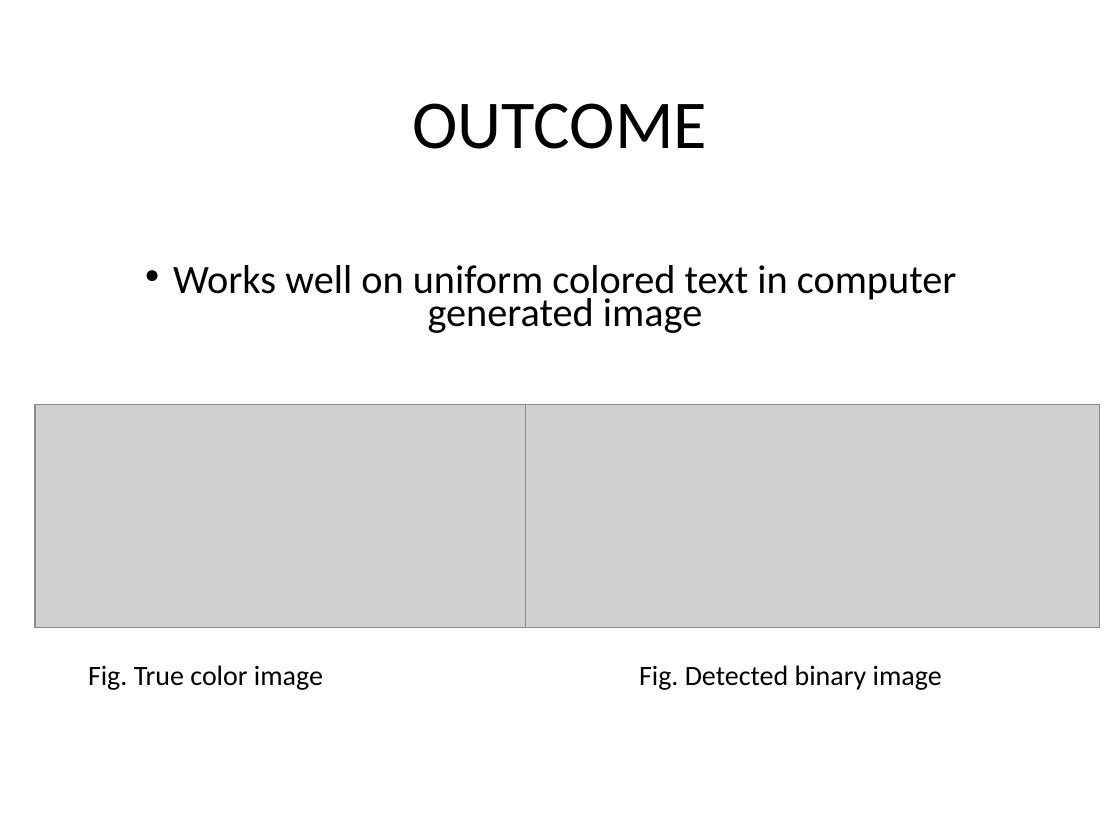
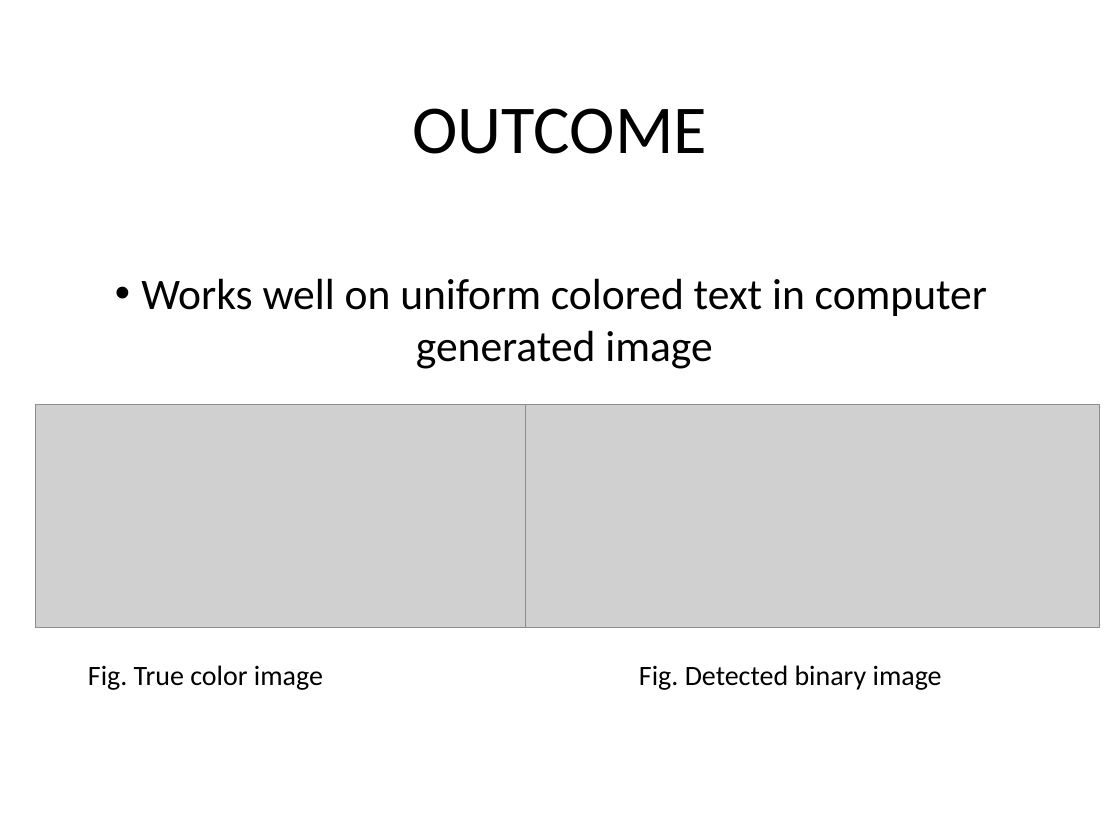
Before and after one commit to ManushGupta/text-detection-swt, a slide deck: slide 8 of OPTICAL-CHARACTER-DETECTION_FINAL.pptx. Drawn at 1120x840 pixels with LibreOffice and Linux fonts; fonts in the diff are those of the drawing; grey boxes stand for pictures. Boxes give left, top, right and bottom in pixels: in the first picture for what was removed or moved away, otherwise in the second. Text is boxed around its words. In the diff, an @@ line names an element or a change of style, - is before the commit and + after.

```diff
--- a/OPTICAL-CHARACTER-DETECTION_FINAL.pptx
+++ b/OPTICAL-CHARACTER-DETECTION_FINAL.pptx
@@ text "OUTCOME" at (413,108,707,154): line spacing 0.9 to 1 @@
@@ text "Works well on uniform colored ..." at (141,278,987,369): size 25.9 to 28 pt; indent changed; line spacing 0.7 to 1; less space between paragraphs @@
```
Also in this commit, not shown: 33 other slides changed.
